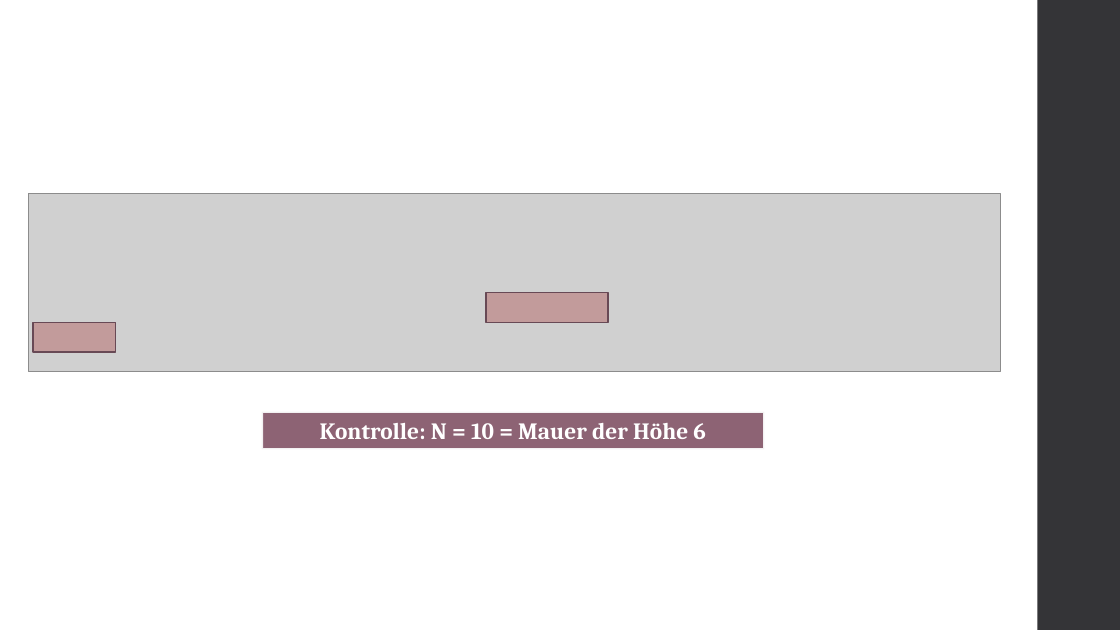
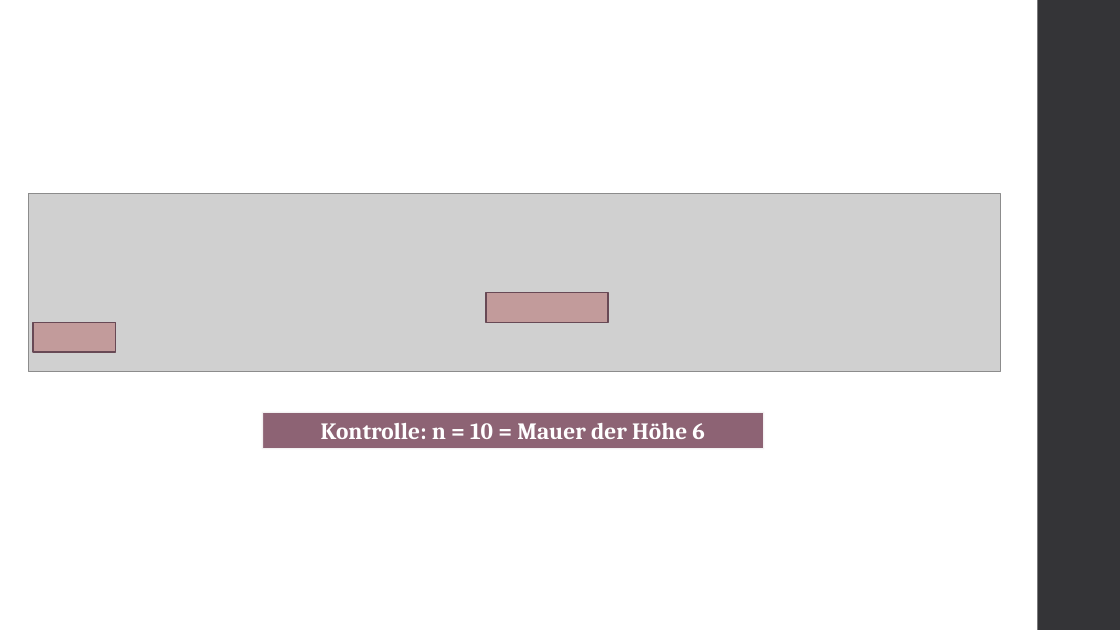
Before and after one commit to atalantus/BwInf36_Runde02, a slide deck: slide 6 of Aufgabe01_Praesentation.pptx. Drawn at 1120x630 pixels with LibreOffice and Linux fonts; fonts in the diff are those of the drawing; grey boxes stand for pictures. Boxes give left, top, right and bottom in pixels: in the first picture for what was removed or moved away, otherwise in the second. Text is boxed around its words. In the diff, an @@ line names an element or a change of style, - is before the commit and + after.

```diff
--- a/Aufgabe01_Praesentation.pptx
+++ b/Aufgabe01_Praesentation.pptx
@@ text in rectangle at <box>321,423,705,439</box>: text changed @@
-Kontrolle: N = 10 = Mauer der Höhe 6
+Kontrolle: n = 10 = Mauer der Höhe 6
```
Also in this commit, not shown: 8 other slides changed, 7 slides added.
